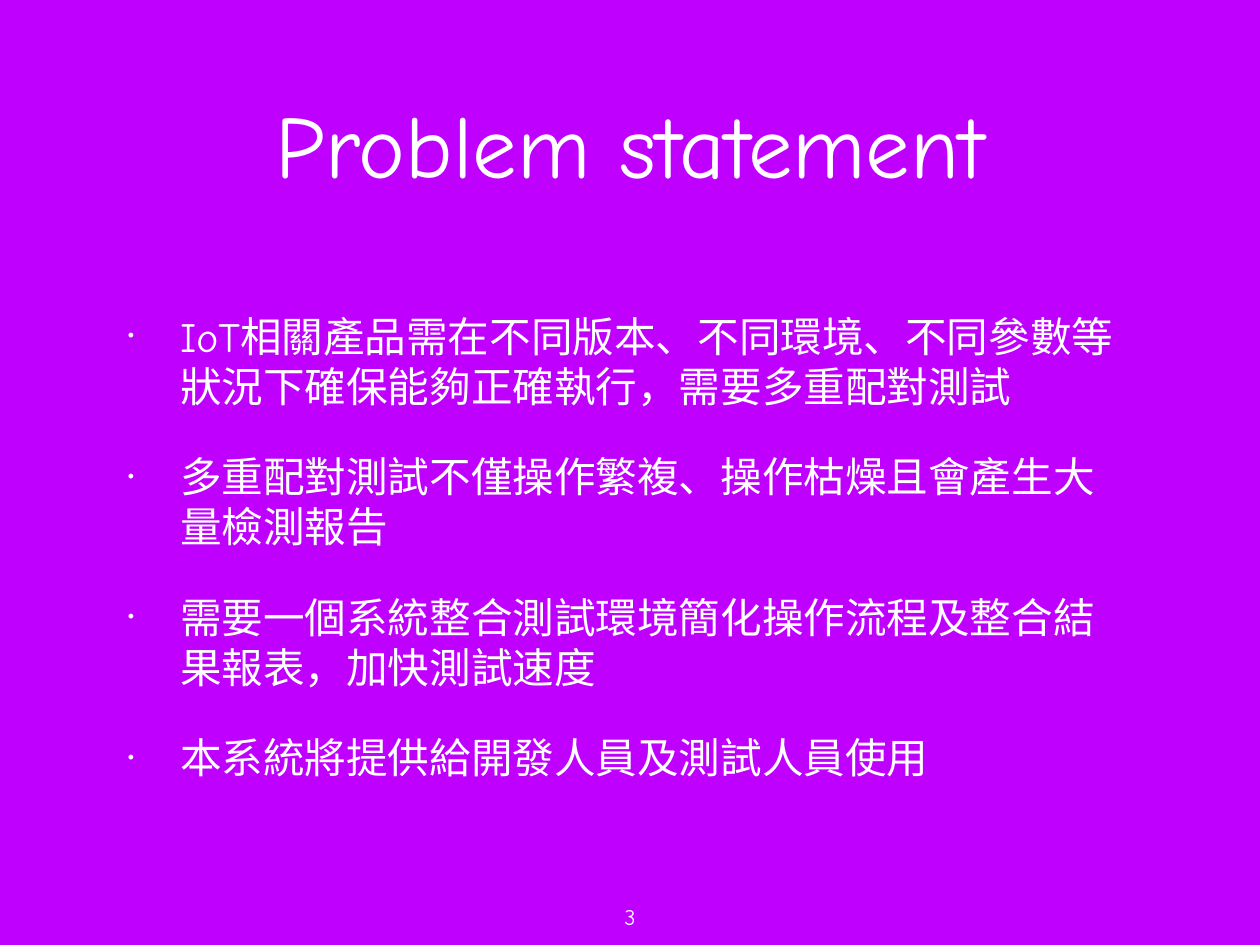
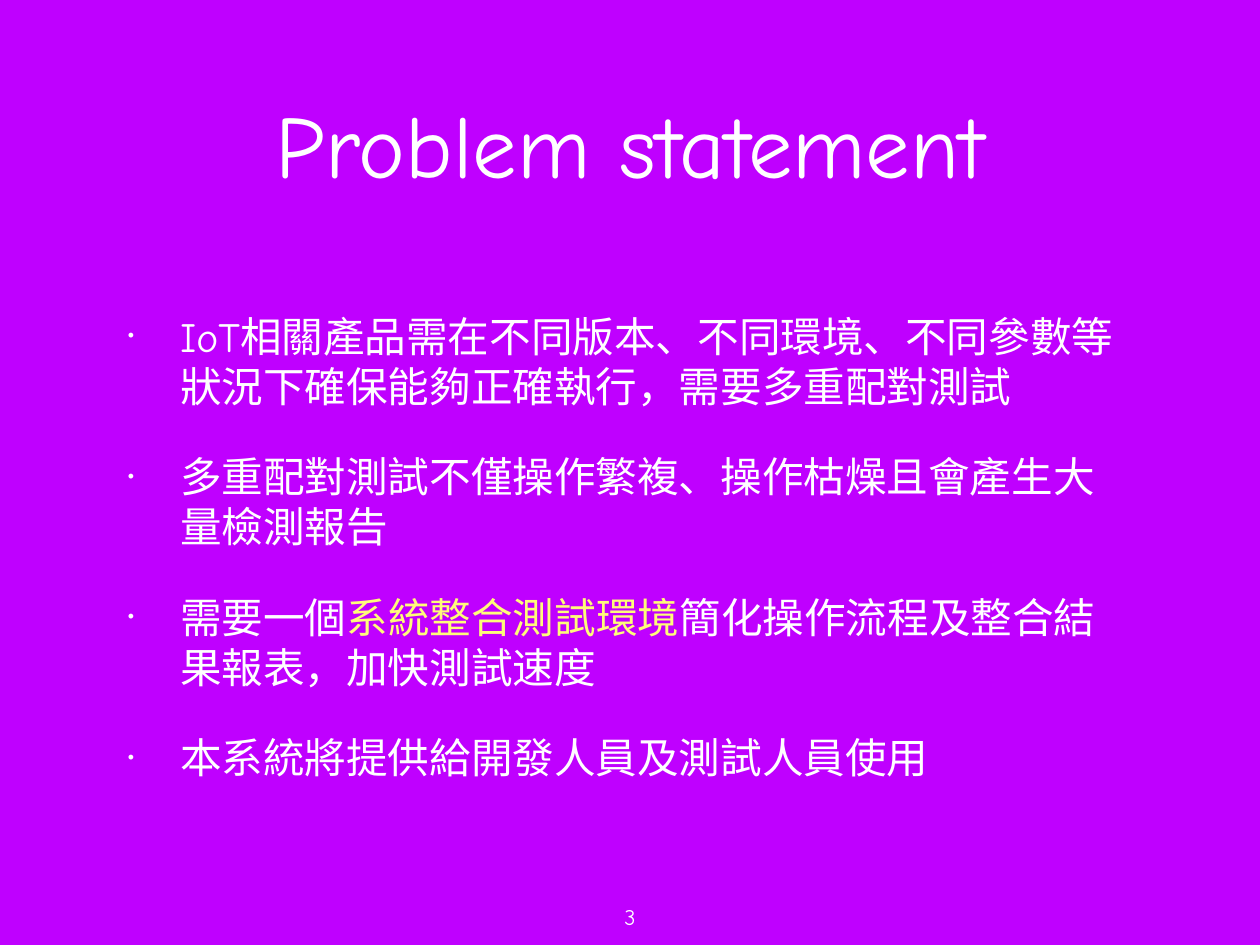
Before and after one commit to Ensemble3866/OOAD_IoT_assignment, a slide deck: slide 3 of doc/midterm_review.pptx. Drawn at 1260x945 pixels with LibreOffice and Linux fonts; fonts in the diff are those of the drawing; background and template pictures are left out. Boxes give left, top, right and bottom in pixels: in the first picture for what was removed or moved away, otherwise in the second. Text is boxed around its words. In the diff, an @@ line names an element or a change of style, - is before the commit and + after.

```diff
--- a/doc/midterm_review.pptx
+++ b/doc/midterm_review.pptx
@@ text at [180, 598, 1095, 688]: text colour #FFFFFF to #FFFC79 in "需要一個系統整合測試環境簡化操作流程及整合結果報表，加快測試速度" @@
```
Also in this commit, not shown: 14 other slides changed, 12 slides added, 2 other files.
